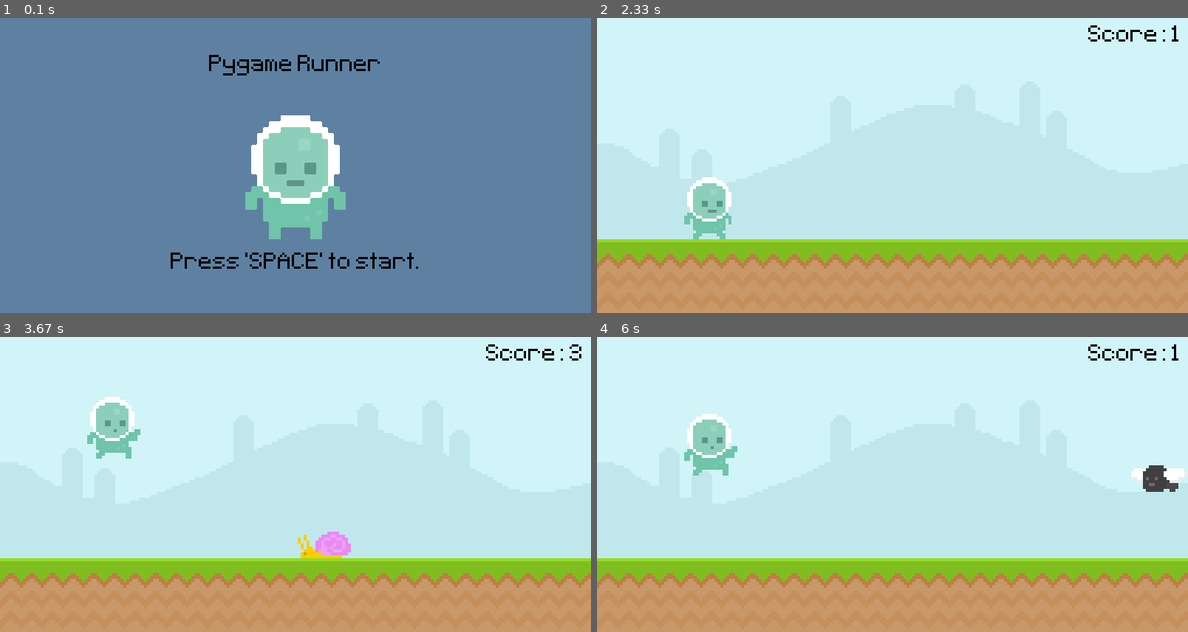
Above: before the commit, frames 1-4 (two rows, left to right).
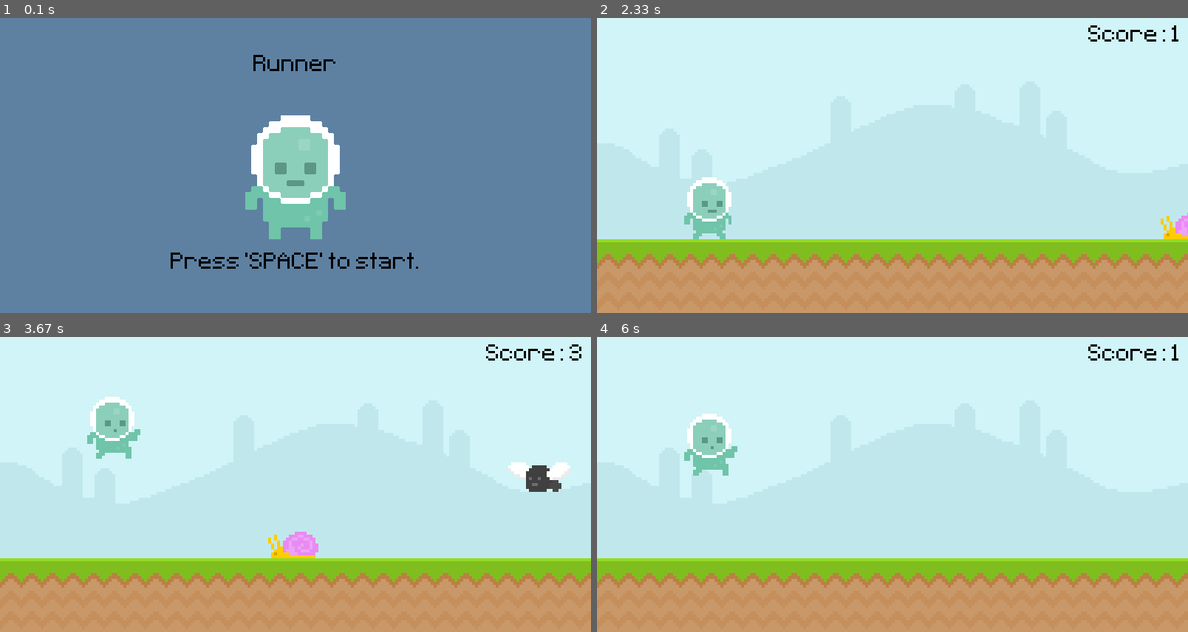
Above: after the commit, the same moments.

Repository: Zain-Khoso/pygame-runner
Game: pygame game, started from main.py
Same seed, same stepped clock (60 frames per second), same inputs: the game is played once before the commit and once after it.
Inputs:
- Up to frame 1 (0.1 s): no input
- Up to frame 2 (2.33 s): tap Space at 0.33 s
- Up to frame 3 (3.67 s): tap Space at 3.17, 3.57 s
- Up to frame 4 (6 s): tap Space at 3.87, 4.07, 4.4, 4.7, 4.9, 5.2, 5.47, 5.8 s

The runs differ from the first frame. In frame 1, 0.6% of the frame differs, in the area x 35-65%, y 12-20%; in frame 2, 0.3%; in frame 3, 1.7%, in the area x 45-97%, y 42-75%; in frame 4, 0.6%.

Commit message:
update: game settings moved to a separate file

Diff:
--- a/code/game.py
+++ b/code/game.py
@@ -2,6 +2,7 @@
 import sys, random, pygame
 from code.player import Player
 from code.obsticle import Obsticle
+from code.settings import *
 
 
 # Game object - Holds the root game logic.
@@ -10,18 +11,18 @@
         pygame.init()
 
         # Display setup.
-        pygame.display.set_caption("Pygame - Runner")
-        self.screen = pygame.display.set_mode((800, 400))
+        pygame.display.set_caption(screen_title)
+        self.screen = pygame.display.set_mode((screen_width, screen_height))
 
         # Loading assets.
-        self.sky = pygame.image.load("assets/sky.png").convert()
-        self.ground = pygame.image.load("assets/ground.png").convert()
-        avatar = pygame.image.load("assets/player/stand.png").convert_alpha()
-        self.font = pygame.font.Font("assets/font.ttf", 50)
-        self.music = pygame.mixer.Sound("assets/music.wav")
+        self.sky = pygame.image.load(sky_path).convert()
+        self.ground = pygame.image.load(ground_path).convert()
+        avatar = pygame.image.load(avatar_path).convert_alpha()
+        self.font = pygame.font.Font(font_path, font_size)
+        self.music = pygame.mixer.Sound(music_path)
 
         # Surfaces and rectangles.
-        self.title_surf = self.font.render("Pygame Runner", False, "Black")
+        self.title_surf = self.font.render(title_text, False, font_color_menu)
         self.title_rect = self.title_surf.get_rect(midtop=(400, 50))
         self.avatar_surf = pygame.transform.scale2x(avatar)
         self.avatar_rect = self.avatar_surf.get_rect(midbottom=(400, 300))
@@ -38,7 +39,7 @@
 
         # Timers.
         self.obsticle_timer = pygame.USEREVENT + 1
-        pygame.time.set_timer(self.obsticle_timer, 1800)
+        pygame.time.set_timer(self.obsticle_timer, obsticle_interval)
 
     def play_music(self):
         self.music.play(loops=-1)
@@ -47,14 +48,19 @@
         self.player.add(Player())
 
     def load_obsticle(self):
-        chioces = ["Snail", "Snail", "Snail", "Fly"]
+        chioces = [
+            obsticle_type_snail,
+            obsticle_type_snail,
+            obsticle_type_snail,
+            obsticle_type_fly,
+        ]
 
         self.obsticles.add(Obsticle(random.choice(chioces)))
 
     def display_score(self):
         current_time = pygame.time.get_ticks() - self.start_time
         score_surf = self.font.render(
-            f"Score: {int(current_time / 1000)}", False, "Black"
+            score_text % (int(current_time / 1000)), False, font_color_game
         )
         score_rect = score_surf.get_rect(topright=(790, 10))
         self.screen.blit(score_surf, score_rect)
@@ -70,13 +76,10 @@
             self.game_active = True
 
     def show_menu(self):
-        subtitle_1 = "Press 'SPACE' to start."
-        subtitle_2 = f"Your score: {int(self.score/1000)}"
-
         subtitle_surf = self.font.render(
-            subtitle_1 if self.score == 0 else subtitle_2,
+            subtitle_1 if self.score == 0 else subtitle_2 % (int(self.score / 1000)),
             False,
-            "Black",
+            font_color_menu,
         )
         subtitle_rect = subtitle_surf.get_rect(midbottom=(400, 350))
 
@@ -122,4 +125,4 @@
             self.show_game() if self.game_active else self.show_menu()
 
             pygame.display.update()
-            self.clock.tick(60)
+            self.clock.tick(fps)
--- a/code/obsticle.py
+++ b/code/obsticle.py
@@ -1,6 +1,7 @@
 # Imports.
 from random import randint
 import pygame
+from code.settings import *
 
 
 # Obsticle object definition.
@@ -8,23 +9,25 @@
     def __init__(self, type):
         super().__init__()
 
-        if type == "Snail":
+        if type == obsticle_type_snail:
             self.frames = [
-                pygame.image.load("assets/snail/1.png").convert_alpha(),
-                pygame.image.load("assets/snail/2.png").convert_alpha(),
+                pygame.image.load(obsticle_snail_frame_1_path).convert_alpha(),
+                pygame.image.load(obsticle_snail_frame_2_path).convert_alpha(),
             ]
 
-        if type == "Fly":
+        if type == obsticle_type_fly:
             self.frames = [
-                pygame.image.load("assets/fly/1.png").convert_alpha(),
-                pygame.image.load("assets/fly/2.png").convert_alpha(),
+                pygame.image.load(obsticle_fly_frame_1_path).convert_alpha(),
+                pygame.image.load(obsticle_fly_frame_2_path).convert_alpha(),
             ]
 
-        y_pos = 210 if type == "Fly" else 300
+        y_pos = 210 if type == obsticle_type_fly else 300
 
         self.frame = 0
         self.image = self.frames[self.frame]
-        self.rect = self.image.get_rect(midbottom=(randint(900, 1100), y_pos))
+        self.rect = self.image.get_rect(
+            midbottom=(randint(obsticle_dis_start, obsticle_dis_end), y_pos)
+        )
 
     def animate(self):
         self.frame += 0.1
@@ -35,7 +38,7 @@
         self.image = self.frames[int(self.frame)]
 
     def update(self):
-        self.rect.x -= 5
+        self.rect.x -= obsticle_speed
 
         self.kill() if self.rect.x < -100 else None
 
--- a/code/player.py
+++ b/code/player.py
@@ -1,5 +1,6 @@
 # Imports.
 import pygame
+from code.settings import *
 
 
 # Player object definition.
@@ -9,14 +10,14 @@
 
         # Loading assets.
         self.frames = [
-            pygame.image.load("assets/player/walk_1.png").convert_alpha(),
-            pygame.image.load("assets/player/walk_2.png").convert_alpha(),
+            pygame.image.load(player_walk_1_path).convert_alpha(),
+            pygame.image.load(player_walk_2_path).convert_alpha(),
         ]
-        self.jump_frame = pygame.image.load("assets/player/jump.png").convert_alpha()
-        self.jump_sound = pygame.mixer.Sound("assets/player/jump.mp3")
+        self.jump_frame = pygame.image.load(player_jump_path).convert_alpha()
+        self.jump_sound = pygame.mixer.Sound(player_jump_sound_path)
 
         # States
-        self.jump_sound.set_volume(0.5)
+        self.jump_sound.set_volume(player_jump_volume)
         self.gravity = 0
         self.frame = 0
         self.image = self.frames[self.frame]
@@ -26,7 +27,7 @@
         keys = pygame.key.get_pressed()
 
         if keys[pygame.K_SPACE] and self.rect.bottom == 300:
-            self.gravity = -20
+            self.gravity = -player_jump_power
             self.jump_sound.play()
 
     def apply_gravity(self):
--- /dev/null
+++ b/code/settings.py
@@ -0,0 +1,43 @@
+# Screen
+screen_title = "Pygame - Runner"
+screen_width = 800
+screen_height = 400
+
+# Assets
+sky_path = "assets/sky.png"
+ground_path = "assets/ground.png"
+avatar_path = "assets/player/stand.png"
+font_path = "assets/font.ttf"
+music_path = "assets/music.wav"
+obsticle_snail_frame_1_path = "assets/snail/1.png"
+obsticle_snail_frame_2_path = "assets/snail/2.png"
+obsticle_fly_frame_1_path = "assets/fly/1.png"
+obsticle_fly_frame_2_path = "assets/fly/2.png"
+player_walk_1_path = "assets/player/walk_1.png"
+player_walk_2_path = "assets/player/walk_2.png"
+player_jump_path = "assets/player/jump.png"
+player_jump_sound_path = "assets/player/jump.mp3"
+
+# Typography
+font_size = 50
+font_color_menu = "Black"
+font_color_game = "Black"
+
+# Game
+title_text = "Runner"
+subtitle_1 = "Press 'SPACE' to start."
+subtitle_2 = "Your score: %s"
+score_text = "Score: %s"
+fps = 60
+
+# Obsticle
+obsticle_interval = 1500
+obsticle_type_snail = "Snail"
+obsticle_type_fly = "Fly"
+obsticle_dis_start = 900
+obsticle_dis_end = 1100
+obsticle_speed = 5
+
+# Player
+player_jump_volume = 0.5
+player_jump_power = 20
